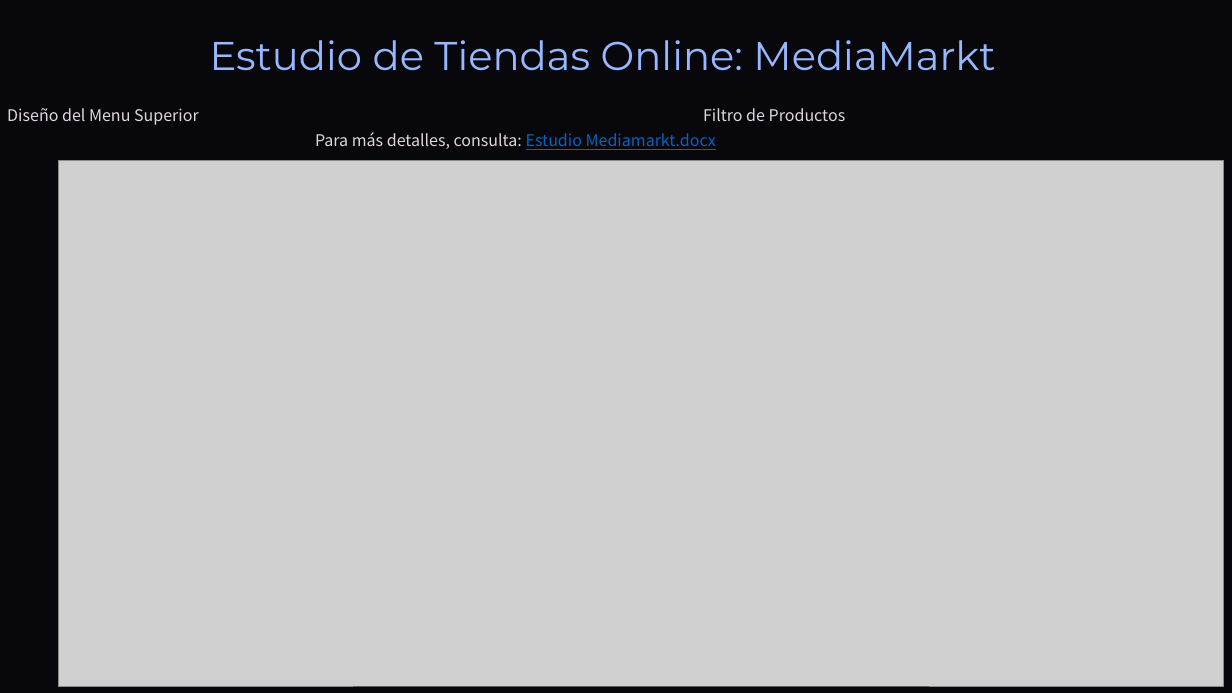
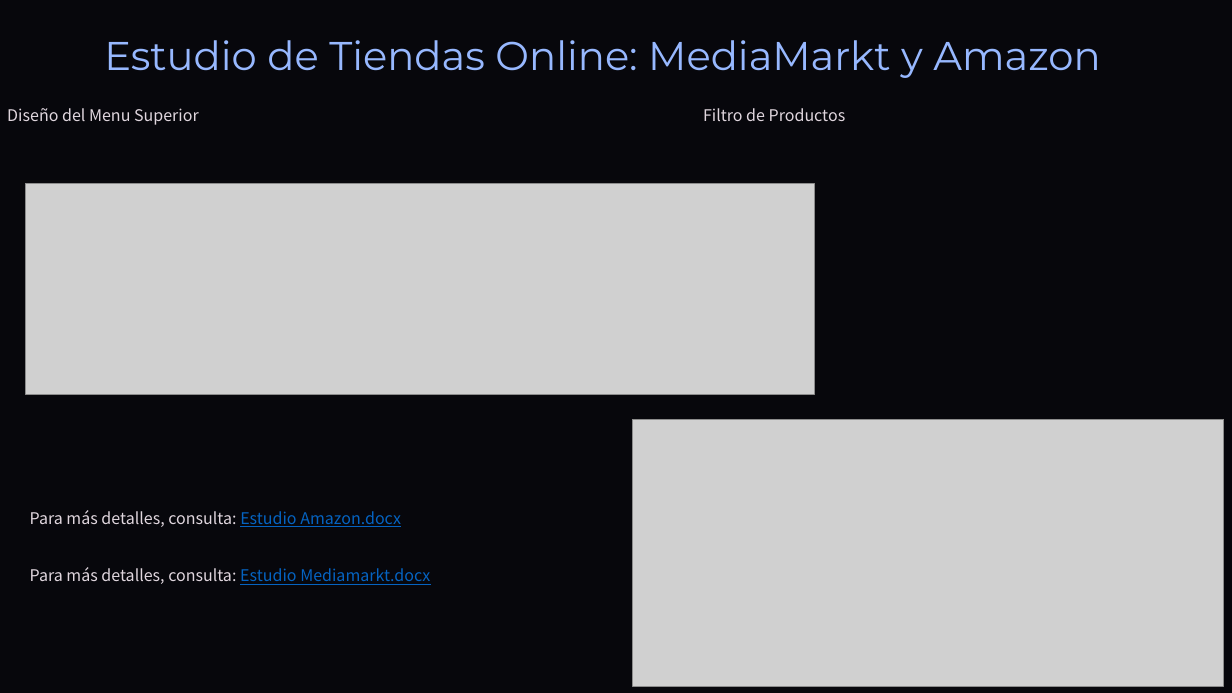
Before and after one commit to DavidCorredorMiguel/proyectogrupo2, a slide deck: slide 8 of Tech-and-Learn-Innovacion-y-Aprendizaje-en-E-commerce (1).pptx (slide 10 before the commit). Drawn at 1232x693 pixels with LibreOffice and Linux fonts; fonts in the diff are those of the drawing; grey boxes stand for pictures; background and template pictures are left out. Boxes give left, top, right and bottom in pixels: in the first picture for what was removed or moved away, otherwise in the second. Text is boxed around its words. In the diff, an @@ line names an element or a change of style, - is before the commit and + after.

```diff
--- a/Tech-and-Learn-Innovacion-y-Aprendizaje-en-E-commerce (1).pptx
+++ b/Tech-and-Learn-Innovacion-y-Aprendizaje-en-E-commerce (1).pptx
@@ text at box(104, 40, 1100, 78): text changed @@
-Estudio de Tiendas Online: MediaMarkt
+Estudio de Tiendas Online: MediaMarkt y Amazon
@@ picture added at box(25, 183, 815, 394) @@
@@ picture: place and size @@
-picture at box(59, 161, 1224, 686)
+picture at box(632, 419, 1224, 686)
@@ text added at box(30, 510, 401, 527), 15 pt, text #E0D6DE @@
+Para más detalles, consulta: Estudio Amazon.docx
@@ text "Para más detalles, consulta: Estudio ...": place and size @@
-text "Para más detalles, consulta: Estudio ..." at box(315, 132, 716, 150)
+text "Para más detalles, consulta: Estudio ..." at box(30, 567, 430, 585)
```
Also in this commit, not shown: 6 other slides changed, 1 slide removed, 1 other file.
